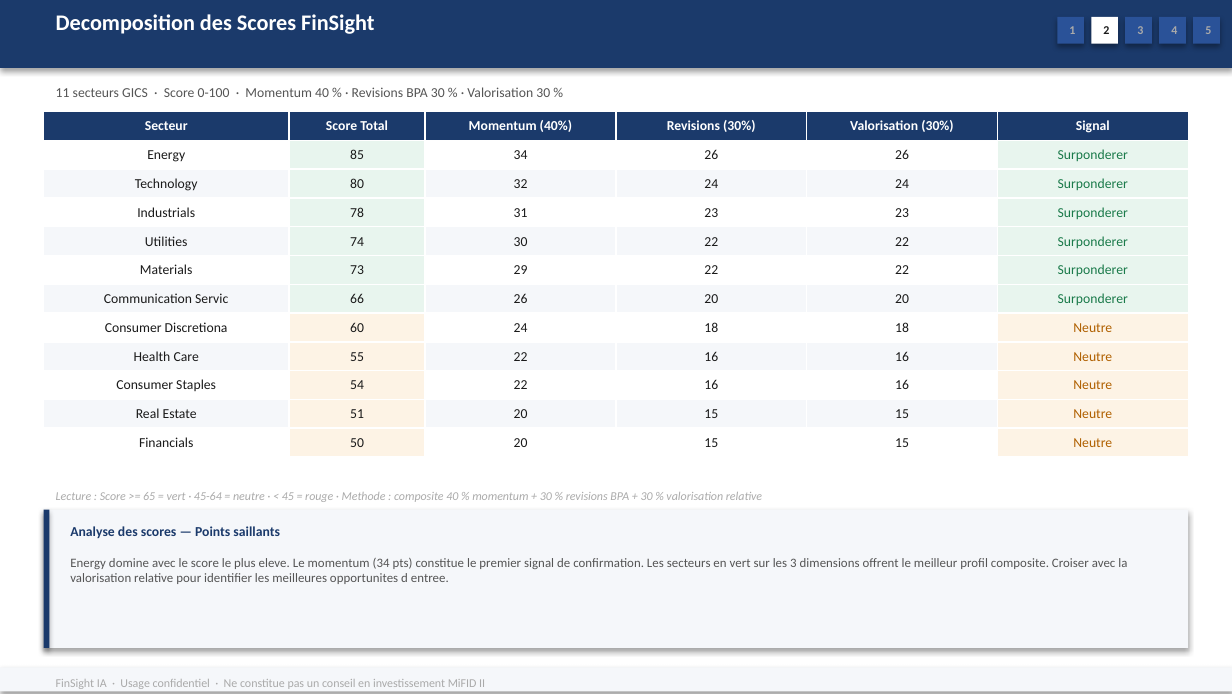
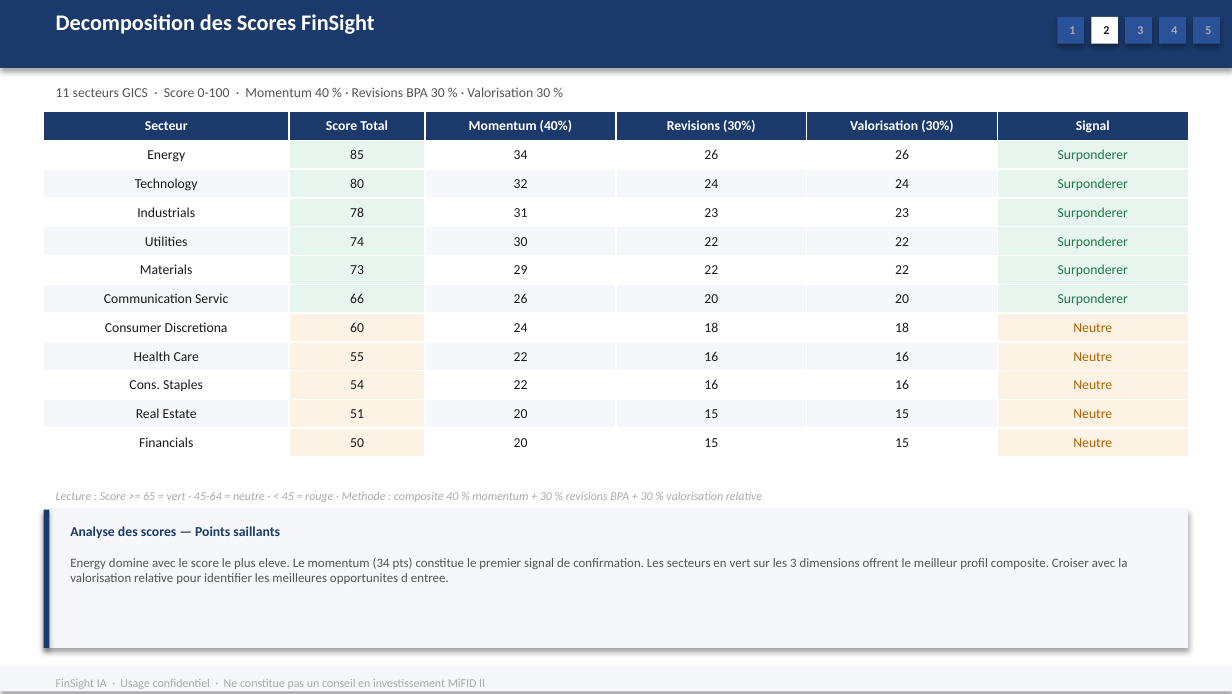
Before and after one commit to baptistejeh07-art/finsight-ia, a slide deck: slide 11 of preview/indice_SP_500/indice_SP_500.pptx. Drawn at 1232x694 pixels with LibreOffice and Linux fonts; fonts in the diff are those of the drawing. Boxes give left, top, right and bottom in pixels: in the first picture for what was removed or moved away, otherwise in the second. Text is boxed around its words. In the diff, an @@ line names an element or a change of style, - is before the commit and + after.

```diff
--- a/preview/indice_SP_500/indice_SP_500.pptx
+++ b/preview/indice_SP_500/indice_SP_500.pptx
@@ table at bbox=[43, 112, 1189, 452] @@
-row 10, column 1: Consumer Staples
+row 10, column 1: Cons. Staples
```
Also in this commit, not shown: 10 other slides changed, 1 other file.
